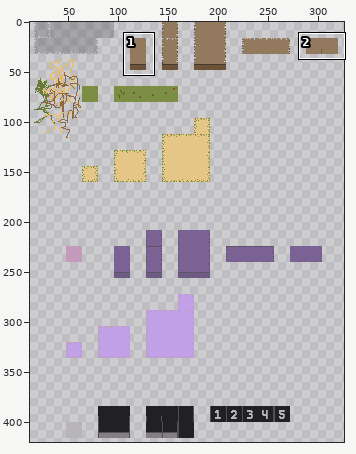
Sprite sheet, stored at Assets/Environment/new_tiles.png. The picture above shows the old version from afar; the outline marks the close-up.
Close-up. Old version:
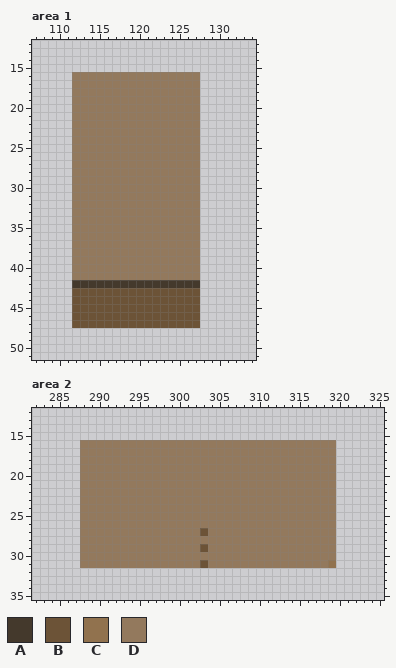
The file is 400x560 pixels. Shown: area 1: x 107..134, y 12..51; area 2: x 282..325, y 12..35. The wide view leaves out empty margins. The commit also changed other parts of the picture, which this record leaves out.
Palette (. is transparent): A #44392c  B #6c5337  C #91724e  D #93795d
The same view after the edit:
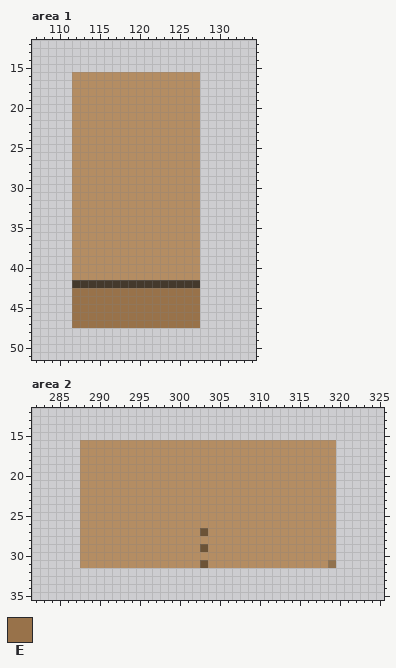
Colours new in this view: E #98724a
Difference:
Colour D changes from #93795d to #b48d63.
Area 1:
Colour E replaces colour B in rows 43 to 47 at x 112 to 127.
Boxes around the changes in both close-ups, in picture pixels (x1, y1, x2, y2):
changed: (72, 72, 200, 328)
changed: (80, 440, 336, 568)
